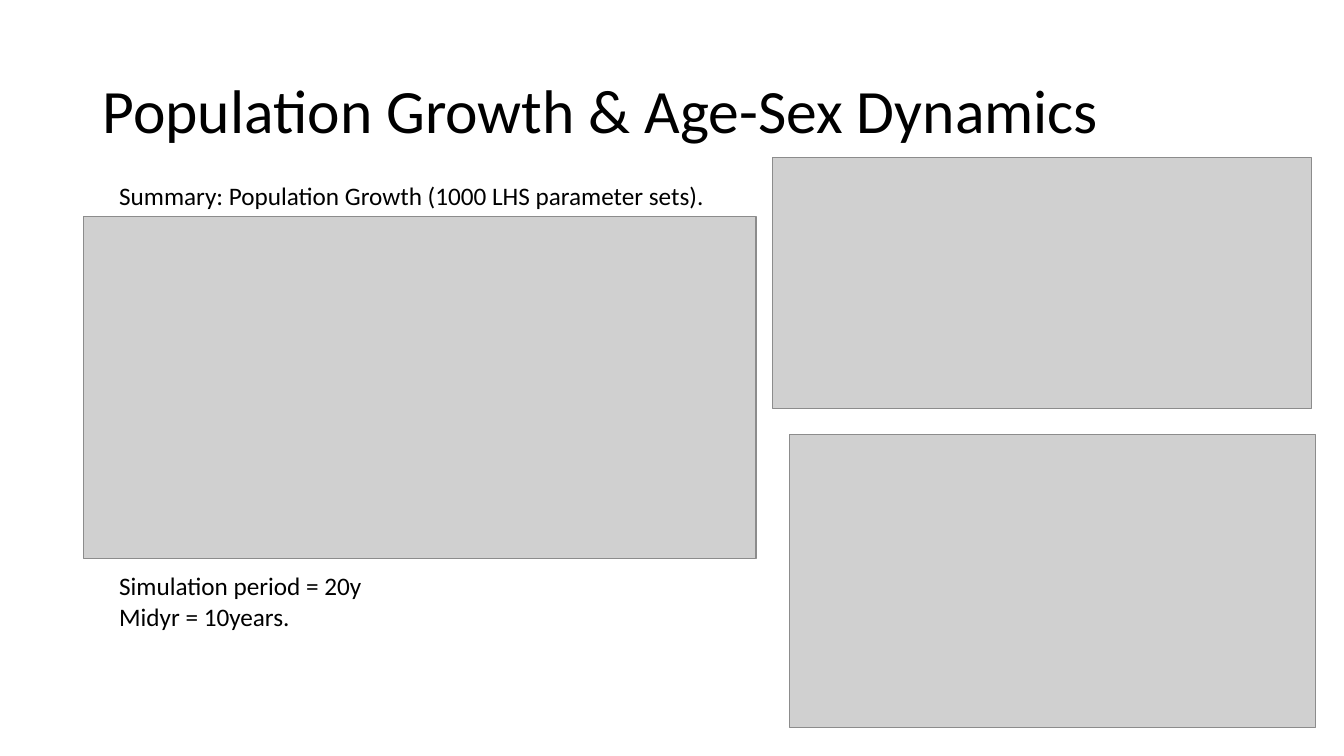
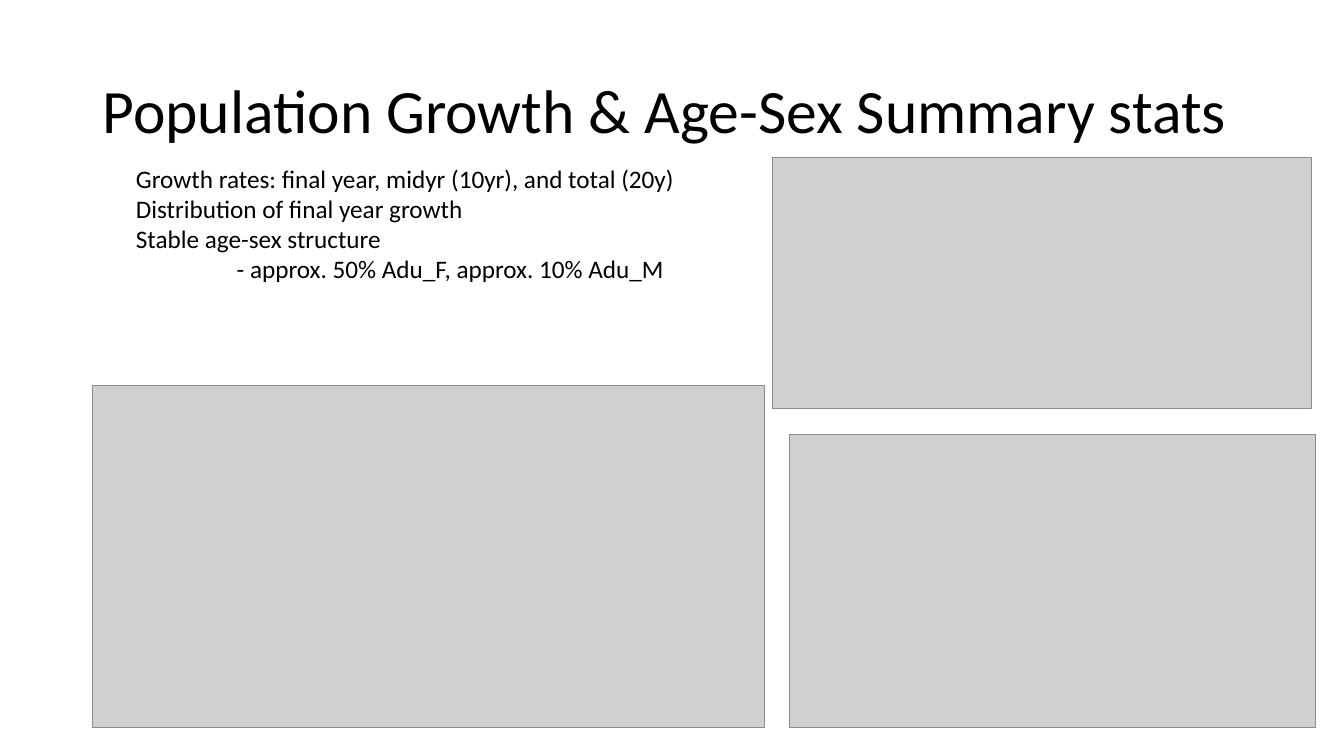
Before and after one commit to BethSavagar/demographic_model_1, a slide deck: slide 10 of presentations/profile-validation/lesnoff.pptx (slide 9 before the commit). Drawn at 1344x756 pixels with LibreOffice and Linux fonts; fonts in the diff are those of the drawing; grey boxes stand for pictures. Boxes give left, top, right and bottom in pixels: in the first picture for what was removed or moved away, otherwise in the second. Text is boxed around its words. In the diff, an @@ line names an element or a change of style, - is before the commit and + after.

```diff
--- a/presentations/profile-validation/lesnoff.pptx
+++ b/presentations/profile-validation/lesnoff.pptx
@@ title at (102,90,1226,144): text changed @@
-Population Growth & Age-Sex Dynamics
+Population Growth & Age-Sex Summary stats
@@ text added at (136,169,673,282), 18 pt, text #000000 @@
+Growth rates: final year, midyr (10yr), and total (20y)
+Distribution of final year growth
+Stable age-sex structure
+- approx. 50% Adu_F, approx. 10% Adu_M
@@ text removed at (119,186,704,209) @@
-Summary: Population Growth (1000 LHS parameter sets).
@@ picture: place and size @@
-picture at (84,217,756,560)
+picture at (93,385,765,728)
@@ text removed at (119,577,361,630) @@
-Simulation period = 20y
-Midyr = 10years.
```
Also in this commit, not shown: 11 other slides changed, 3 slides added, 4 other files.
